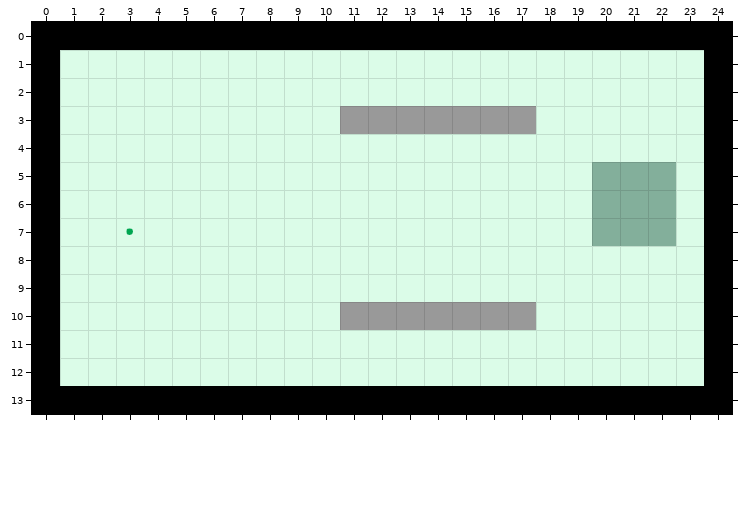
One commit to this Tiled map: res/tilemaps/synth5.tmx. Above is the file before it was changed.
Cells are 32x32 px. Shown: x 0..24, y 0..13.
After the commit:
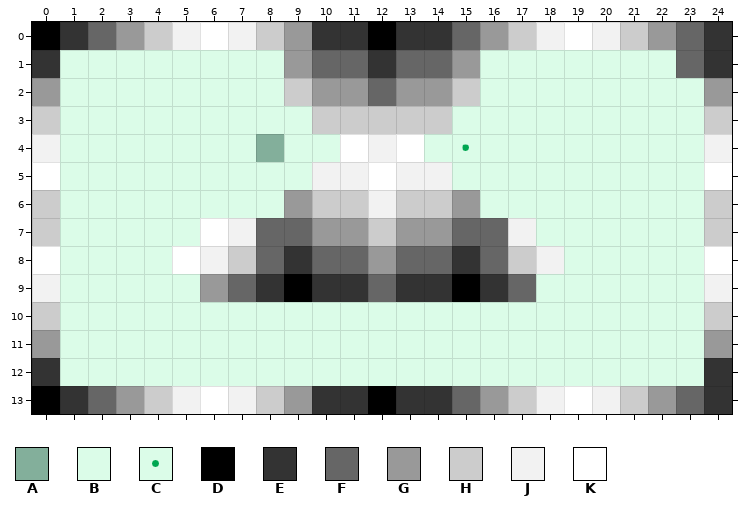
Key: from "foreground2": A 0, B 1, C 2 "dirt", D 18, E 19, F 20, G 21, H 22, J 23, K 24.
_ is an empty cell.
Tiles replaced or removed in this view: A, B, C, D, G.
Changes in this commit:
Changed rows in their new state; . is an unchanged cell.
Layer "physics":
first column x 0:
 0 .EFGHJKJHGEE.EEFGHJKJHGFE
 1 E........GFFEFFG.......FE
 2 G........HGGFGGH........G
 3 H.........HHHHHBBB......H
 4 J.......A..KJK.C........J
 5 K.........JJKJJ.....BBB.K
 6 H........GHHJHHG....BBB.H
 7 H..B..KJFFGGHGGFFJ..BBB.H
 8 K....KJHFEFFGFFEFHJ.....K
 9 J.....GFEDEEFEEDEF......J
10 H..........BBBBBBB......H
11 G.......................G
12 E.......................E
13 .EFGHJKJHGEE.EEFGHJKJHGFE
Changed places in both pictures, as pixel boxes (x1, y1, x2, y2):
changed: (32, 22, 732, 414)
